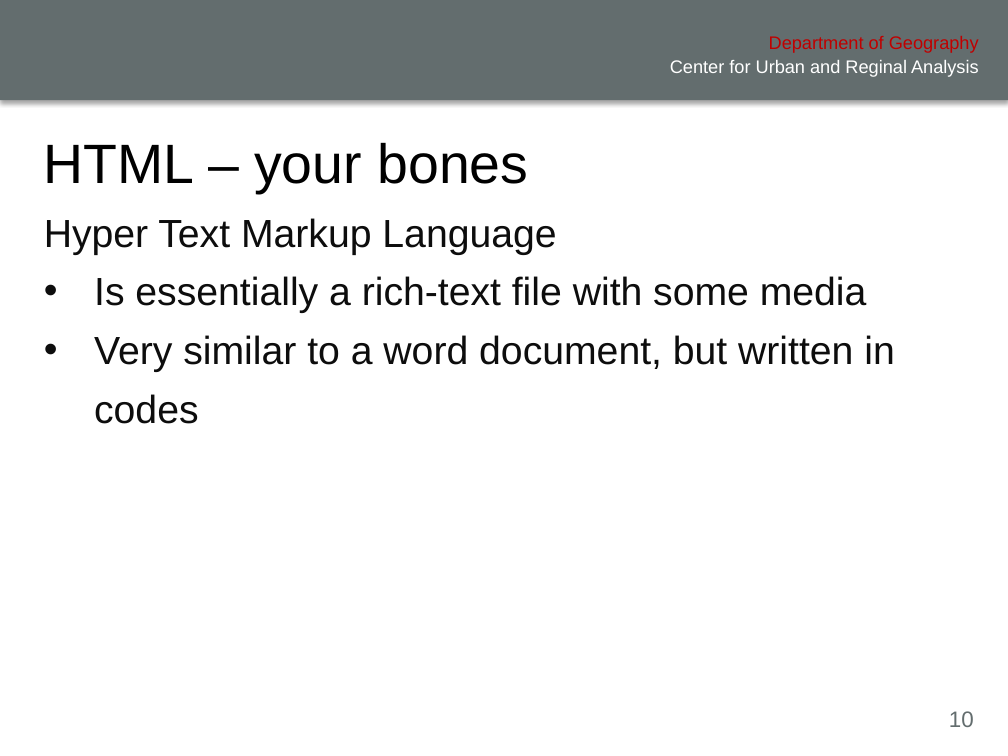
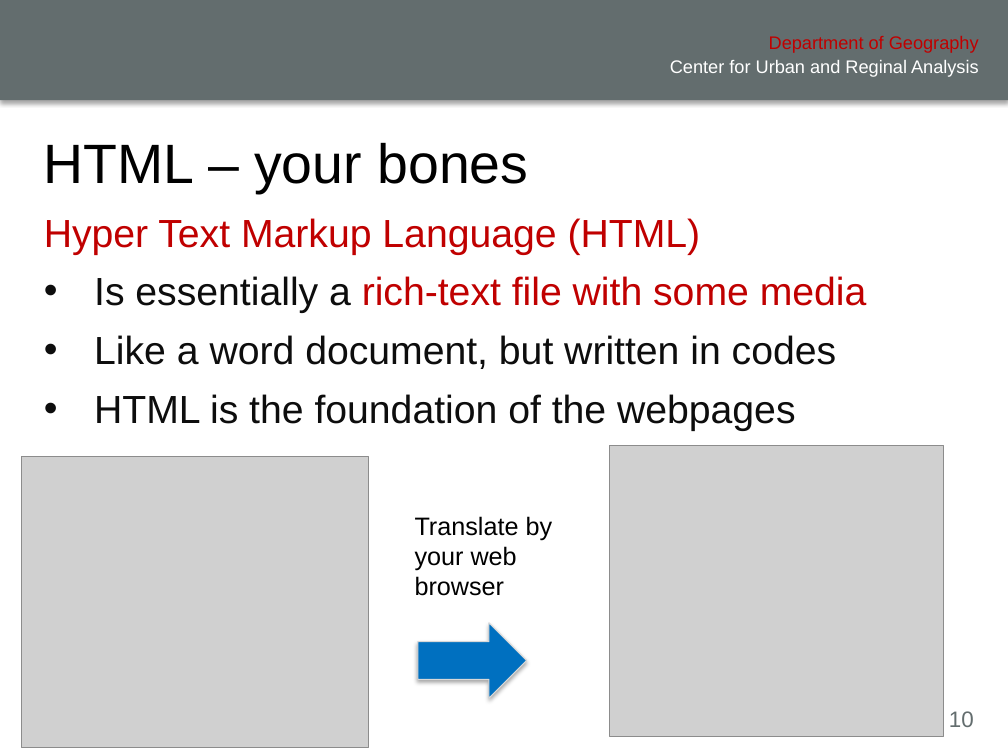
Before and after one commit to xiaohuiliugis/UCGIS-Fullstack-Geovisualization-Workshop, a slide deck: slide 10 of doc/presentation.pptx. Drawn at 1008x756 pixels with LibreOffice and Linux fonts; fonts in the diff are those of the drawing; grey boxes stand for pictures; background and template pictures are left out. Boxes give left, top, right and bottom in pixels: in the first picture for what was removed or moved away, otherwise in the second. Text is boxed around its words. In the diff, an @@ line names an element or a change of style, - is before the commit and + after.

Commit message:
update presentation

```diff
--- a/doc/presentation.pptx
+++ b/doc/presentation.pptx
@@ text "Hyper Text Markup Language (HTML)" resized from (x1=34, y1=192, x2=976, y2=678) to (x1=34, y1=192, x2=996, y2=678) @@
@@ text at (x1=44, y1=218, x2=701, y2=255): text changed; text colour #0D0D0D to #C00000 @@
-Hyper Text Markup Language
+Hyper Text Markup Language (HTML)
@@ text at (x1=94, y1=276, x2=867, y2=313): text colour #0D0D0D to #C00000 in "rich-text file with some media" @@
@@ text at (x1=94, y1=335, x2=836, y2=431): text changed @@
-• Very similar to a word document, but written in codes
+• Like a word document, but written in codes
+• HTML is the foundation of the webpages
@@ picture added at (x1=610, y1=446, x2=943, y2=737) @@
@@ picture added at (x1=21, y1=457, x2=368, y2=748) @@
@@ text added at (x1=415, y1=516, x2=553, y2=596), 18 pt, text #000000 @@
+Translate by your web browser
@@ right arrow added at (x1=418, y1=623, x2=527, y2=699), fill #0070C0, outline #D8D8D8 0.75 pt @@
```
Also in this commit, not shown: 4 other slides changed, 3 slides added, 3 other files.
